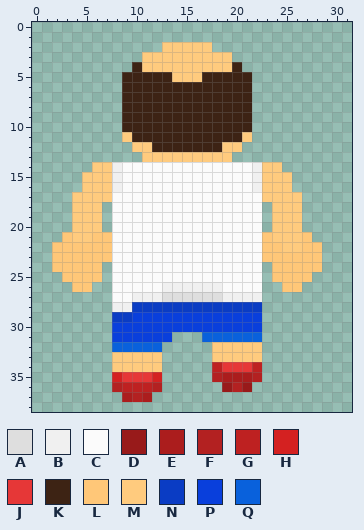
Two states of a pixel-art sprite, Assets/Sprites/character sprites/Walk/Craig BackWalk1.png. The first picture shows the starting point.
The file is 32x39 pixels. Colours within 5 levels of each other are drawn and written as one.
Palette (. is transparent): A #dedede  B #f0f0f0  C #fbfbfb  D #981a1a  E #ab1d1d  F #b32121  G #be2121  H #d42121  J #e63737  K #3d2314  L #ffc778  M #ffcb7e  N #0a3cc4  P #093fdc  Q #0961dc
Pixels before, first column x 2:
 2 ...........MMMMM...........
 3 .........MMMMMMMMM.........
 4 ........KMMMMMMMMMK........
 5 .......KKKKKMMMKKKKK.......
 6 .......KKKKKKKKKKKKK.......
 7 .......KKKKKKKKKKKKK.......
 8 .......KKKKKKKKKKKKK.......
 9 .......KKKKKKKKKKKKK.......
10 .......KKKKKKKKKKKKK.......
11 .......MKKKKKKKKKKKM.......
12 ........MMKKKKKKKMM........
13 .........MMMMMMMMM.........
14 ....MMBCCCCCCCCCCCCCBMM....
15 ...MMMBCCCCCCCCCCCCCBMMM...
16 ...MMMBCCCCCCCCCCCCCBMMM...
17 ..MMMMCCCCCCCCCCCCCCCMMMM..
18 ..MMM.CCCCCCCCCCCCCCC.MMM..
19 ..MMM.CCCCCCCCCCCCCCC.MMM..
20 ..MMM.CCCCCCCCCCCCCCC.MMM..
21 .LMMLLCCCCCCCCCCCCCCCLMMML.
22 LLLLLLCCCCCCCCCCCCCCCLLMMLL
23 LLLLLLCCCCCCCCCCCCCCCLLLLLL
24 LLLLL.CCCCCCCCCCCCCCC.LLLLL
25 .LLLL.CCCCCCCCCCCCCCC.LLLL.
26 ..LL..CCCCCBBBBBBCCCC..LL..
27 ......CCBBBAAAAAABBBB......
28 ......BBNNNNNNNNNNNNN......
29 ......NNPPPPPPPPPPPPP......
30 ......PPPPPPPPPPPPPPP......
31 ......PPPPPP...QQQQQQ......
32 ......QQQQQ.....MMMMM......
33 ......MMMMM.....MMMMM......
34 ......MMMMM.....GJJJG......
35 ......HJJJH.....FEEEF......
36 ......FGGGF......DFD.......
37 .......EFE.................
The same view after the edit:
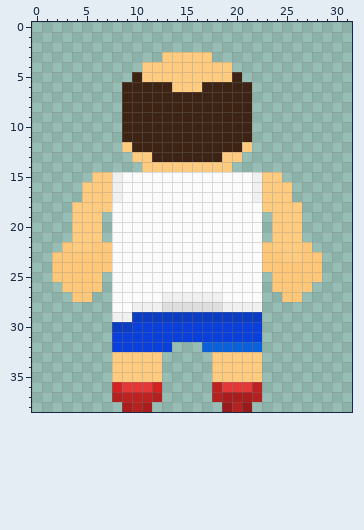
Changes in this commit:
y 2: x 13..17 MMMMM -> .....
y 3: x 11..12 MM -> ..; x 18..19 MM -> ..
y 4: x 10 K -> .; x 20 K -> .
y 5: x 9 K -> .; x 11..13 KKK -> MMM; x 17..19 KKK -> MMM; x 21 K -> .
y 6: x 14..16 KKK -> MMM
y 11: x 9 M -> K; x 21 M -> K
y 12: x 9..11 .MM -> MKK; x 19..21 MM. -> KKM
y 13: x 10 . -> M; x 12..18 MMMMMMM -> KKKKKKK; x 20 . -> M
y 14: x 6..24 MMBCCCCCCCCCCCCCBMM -> .....MMMMMMMMM.....
y 15: x 5 M -> .; x 25 M -> .
y 17: x 4 M -> .; x 8 C -> B; x 22 C -> B; x 26 M -> .
y 18: x 7 . -> M; x 23 . -> M
y 21: x 3 L -> .; x 6..7 LL -> M.; x 23 L -> .; x 27 L -> .
y 22: x 2 L -> .; x 4..5 LL -> MM; x 24 L -> M; x 28 L -> .
y 23: x 25..26 LL -> MM
y 24: x 7 . -> L; x 23 . -> L
y 25: x 2 . -> L; x 28 . -> L
y 26: x 3 . -> L; x 6 . -> L; x 13..18 BBBBBB -> CCCCCC; x 24 . -> L; x 27 . -> L
y 27: x 4..5 .. -> LL; x 10..22 BBBAAAAAABBBB -> CCCBBBBBBCCCC; x 25..26 .. -> LL
y 28: x 8..22 BBNNNNNNNNNNNNN -> CCBBBAAAAAABBBB
y 29: x 8..22 NNPPPPPPPPPPPPP -> BBNNNNNNNNNNNNN
y 30: x 8..9 PP -> NN
y 31: x 14..22 ...QQQQQQ -> PPPPPPPPP
y 32: x 8..13 QQQQQ. -> PPPPPP; x 17..22 .MMMMM -> QQQQQQ
y 34: x 18..22 GJJJG -> MMMMM
y 35: x 8..12 HJJJH -> MMMMM; x 18..22 FEEEF -> MMMMM
y 36: x 8..12 FGGGF -> HJJJH; x 18..22 .DFD. -> GJJJG
y 37: x 8..12 .EFE. -> FGGGF; x 18..22 ..... -> FEEEF
y 38: x 9..11 ... -> EFE; x 19..21 ... -> DFD
Where, in picture pixels (left, top, right, bottom), the same in both pictures:
changed: (52, 42, 322, 412)
